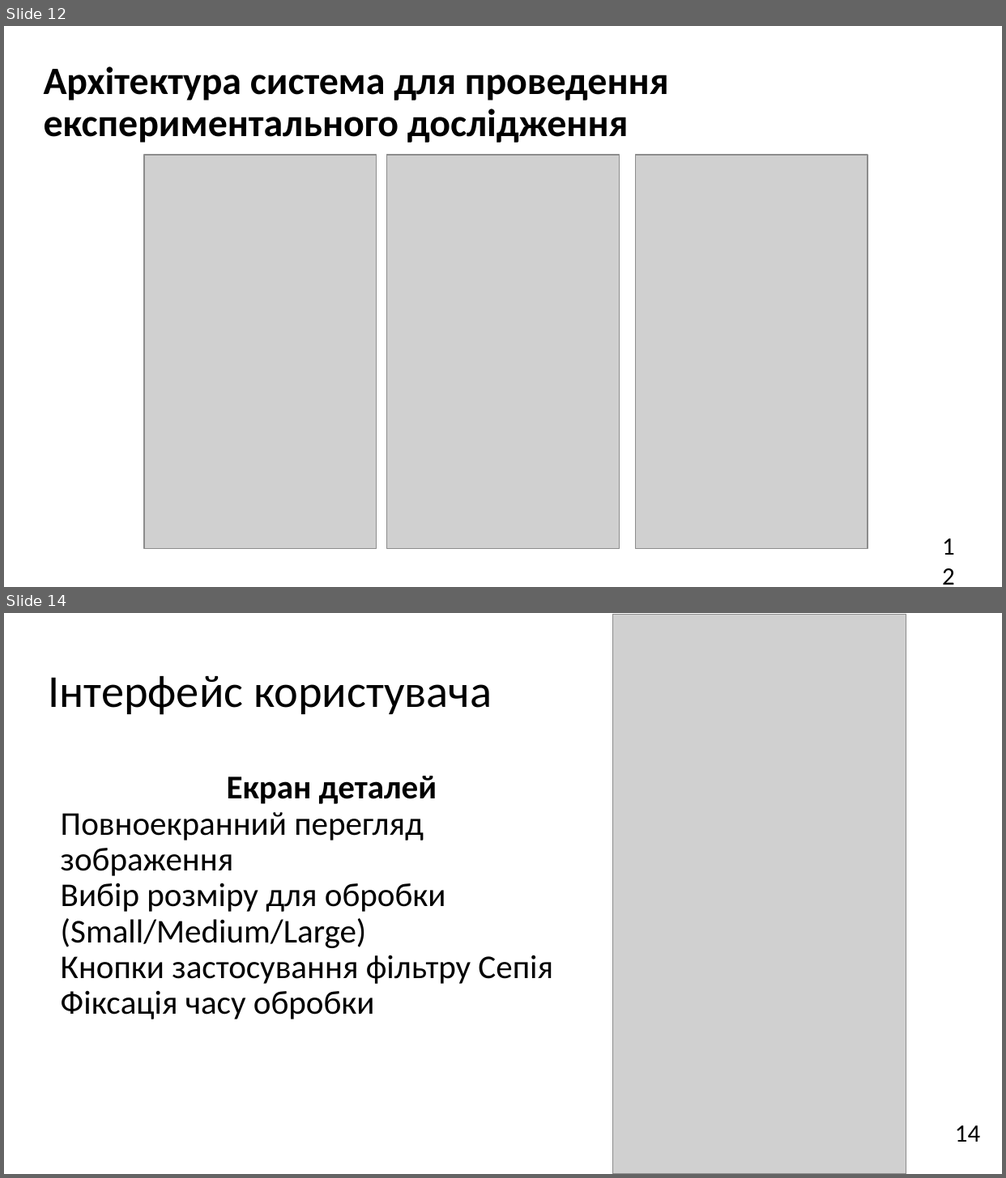
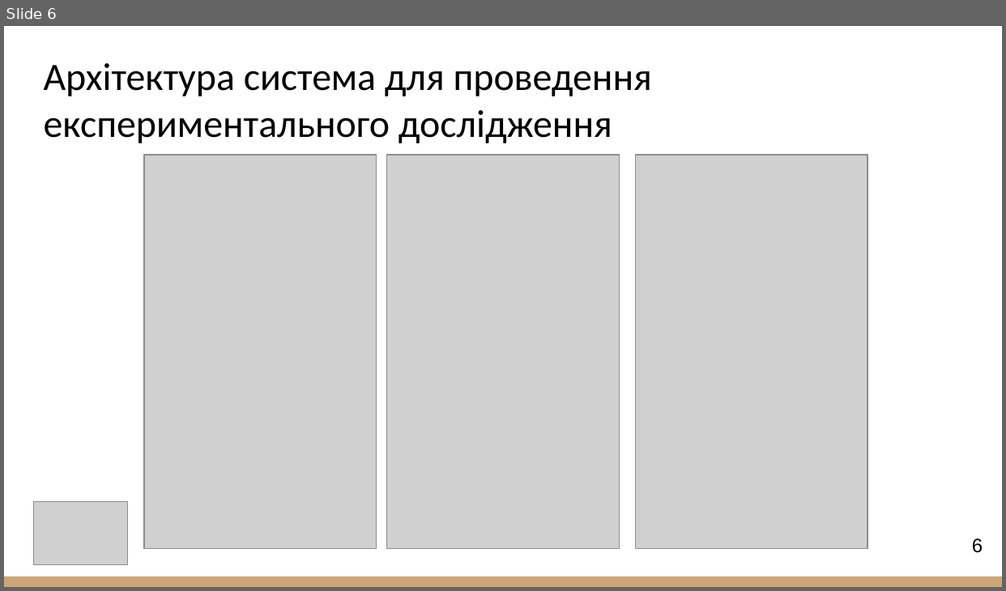
Before and after one commit to polina1836/android-image-processing-test, a slide deck: 2025_М_ПІ_ІПЗ- 23-4_Носова_П_В.pptx. Shown one above the other, each under a label of ours: slides 12 and 14 before the commit, slide 6 after it; the slides between them are not shown. The pictures are 1006x1178 and 1006x591 pixels, drawn with LibreOffice and Linux fonts; fonts in the diff are those of the drawing; grey boxes stand for pictures. Boxes give left, top, right and bottom in pixels: in the first picture for what was removed or moved away, otherwise in the second. Text is boxed around its words. In the diff, an @@ line names an element or a change of style, - is before the commit and + after.

```diff
--- a/2025_М_ПІ_ІПЗ- 23-4_Носова_П_В.pptx
+++ b/2025_М_ПІ_ІПЗ- 23-4_Носова_П_В.pptx
@@ slide 14 removed at [4, 613, 1002, 1174], background #FFFFFF @@
@@ picture removed at [613, 614, 906, 1174] @@
@@ title removed at [48, 676, 492, 715] @@
-Інтерфейс користувача
@@ text removed at [61, 776, 553, 1020] @@
-Екран деталей
-Повноекранний перегляд зображення
-Вибір розміру для обробки (Small/Medium/Large)
-Кнопки застосування фільтру Сепія
-Фіксація часу обробки
@@ text removed at [955, 1126, 980, 1142] @@
-14
@@ what was slide 12 is now slide 6 @@
@@ slide 6 changed as well @@
@@ title "Архітектура система для проведення експериментального ..." at [44, 63, 652, 143]: bold off; line spacing 0.9 to 1 @@
@@ picture added at [33, 502, 127, 566] @@
@@ page number at [972, 539, 982, 553]: text changed; size 18 to 14 pt; font Calibri to Arial @@
-12
+6
@@ rectangle added at [4, 577, 1002, 587], fill #CCA677 @@
```
Also in this commit, not shown: 7 other slides changed, 4 slides added, 11 other slides removed, 1 other file.
